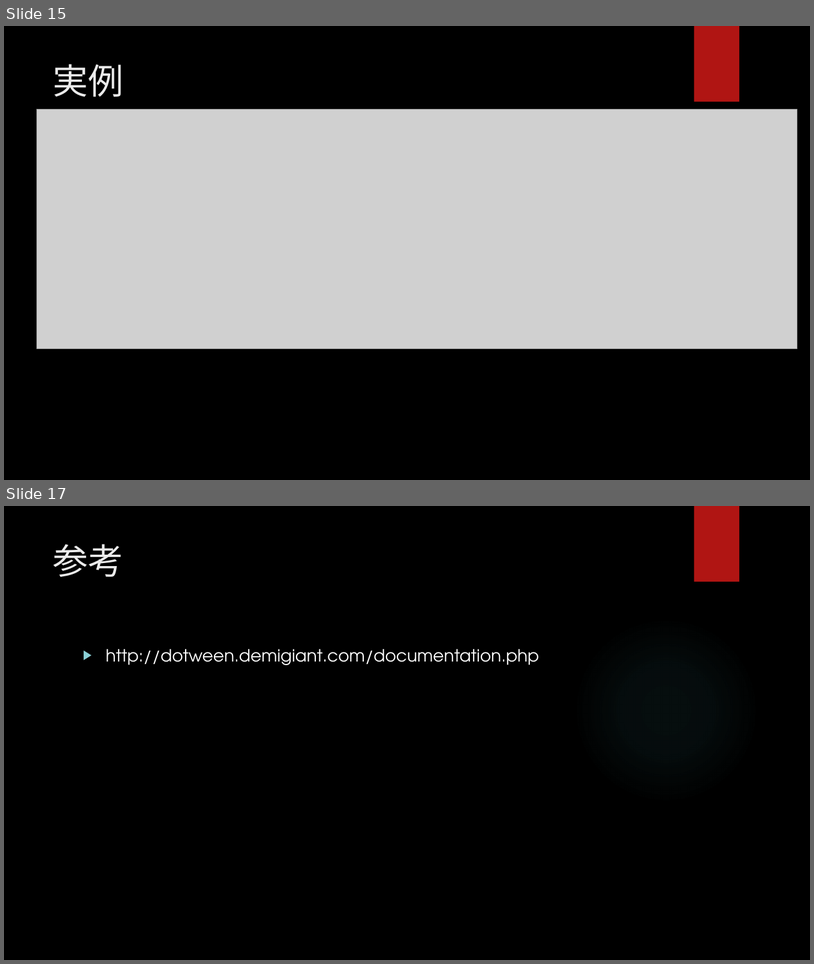
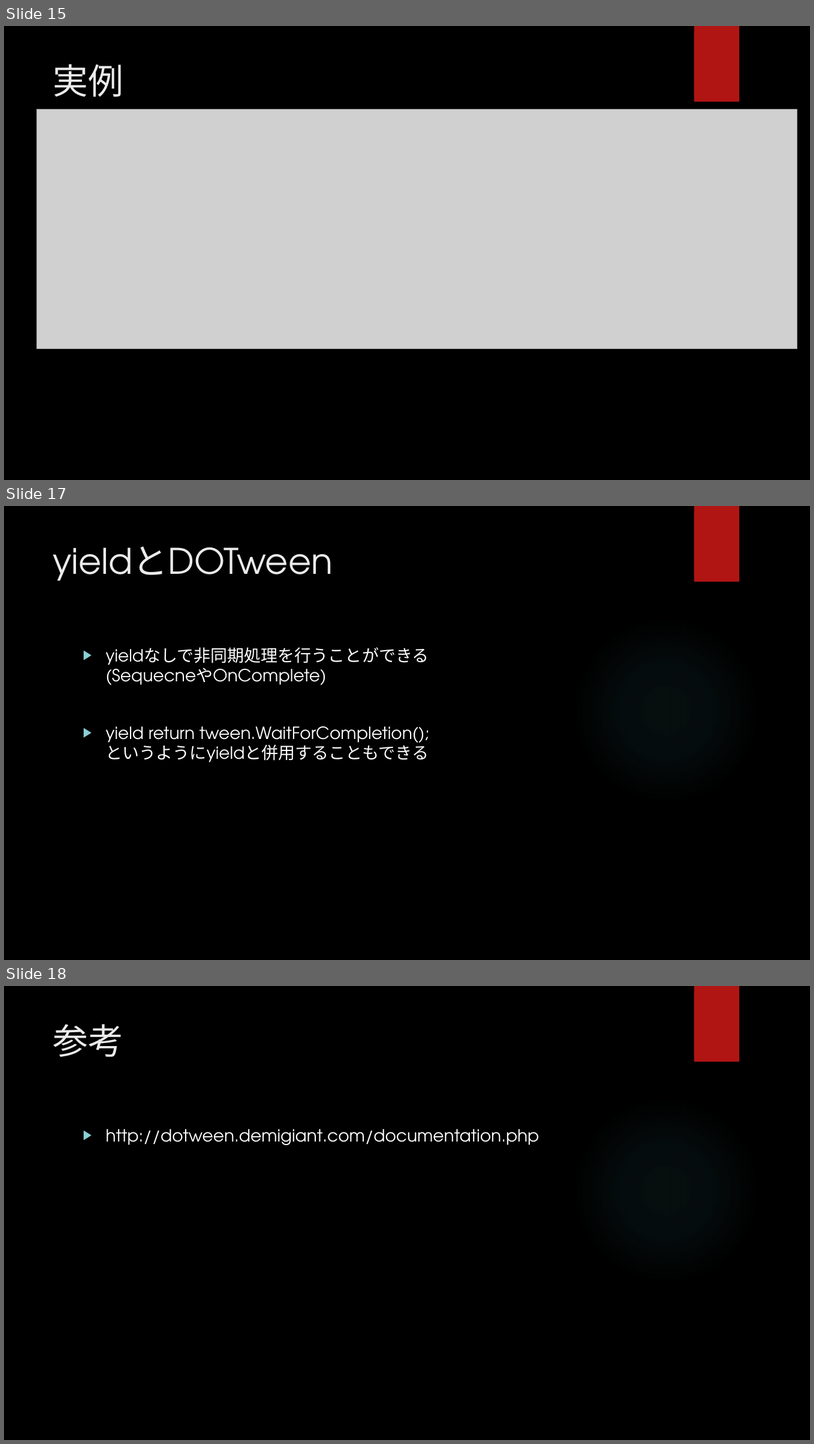
Before and after one commit to hopesnow/Study, a slide deck: RHStudy/Documents/プレゼンテーション1.pptx. Shown one above the other, each under a label of ours: slides 15 and 17 before the commit, slides 15, 17 and 18 after it; the slides between them are not shown. The pictures are 814x964 and 814x1444 pixels, drawn with LibreOffice and Linux fonts; fonts in the diff are those of the drawing; grey boxes stand for pictures; background and template pictures are left out. Boxes give left, top, right and bottom in pixels: in the first picture for what was removed or moved away, otherwise in the second. Text is boxed around its words. In the diff, an @@ line names an element or a change of style, - is before the commit and + after.

```diff
--- a/RHStudy/Documents/プレゼンテーション1.pptx
+++ b/RHStudy/Documents/プレゼンテーション1.pptx
@@ slide 17 added at [4,506,810,960], background picture (left out); not listed: 2 template elements that a slide beside it also shows @@
@@ title added at [53,546,333,581], 42 pt, text #EBEBEB @@
+yieldとDOTween
@@ text added at [106,647,429,762], 20 pt, text #FFFFFF @@
+▶ yieldなしで非同期処理を行うことができる
+  (SequecneやOnComplete)
+▶ yield return tween.WaitForCompletion();
+  というようにyieldと併用することもできる
@@ what was slide 17 is now slide 18 @@
```
Also in this commit, not shown: 9 slides changed, 1 other slide added, 1 slide removed, 2 other files.
